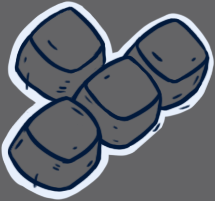
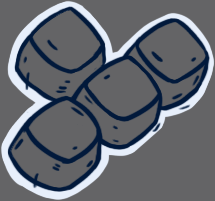
Layers edited between the first and the second w=215, h=201 image:
added layer "moement keys" (1st of 2) above "moement keys" over box(1, 0, 215, 200)
